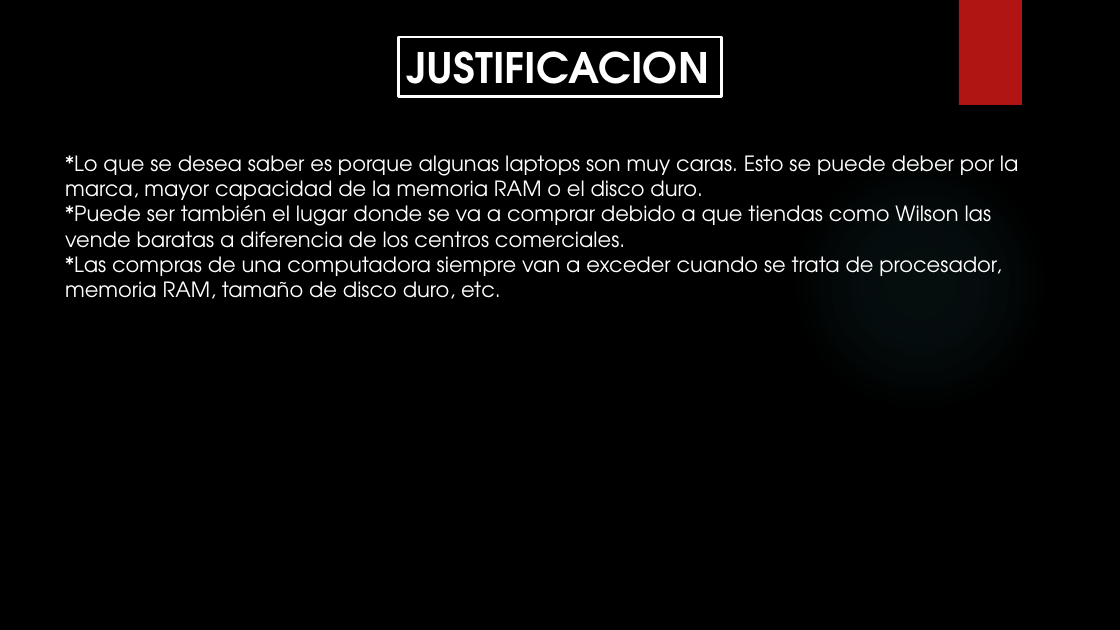
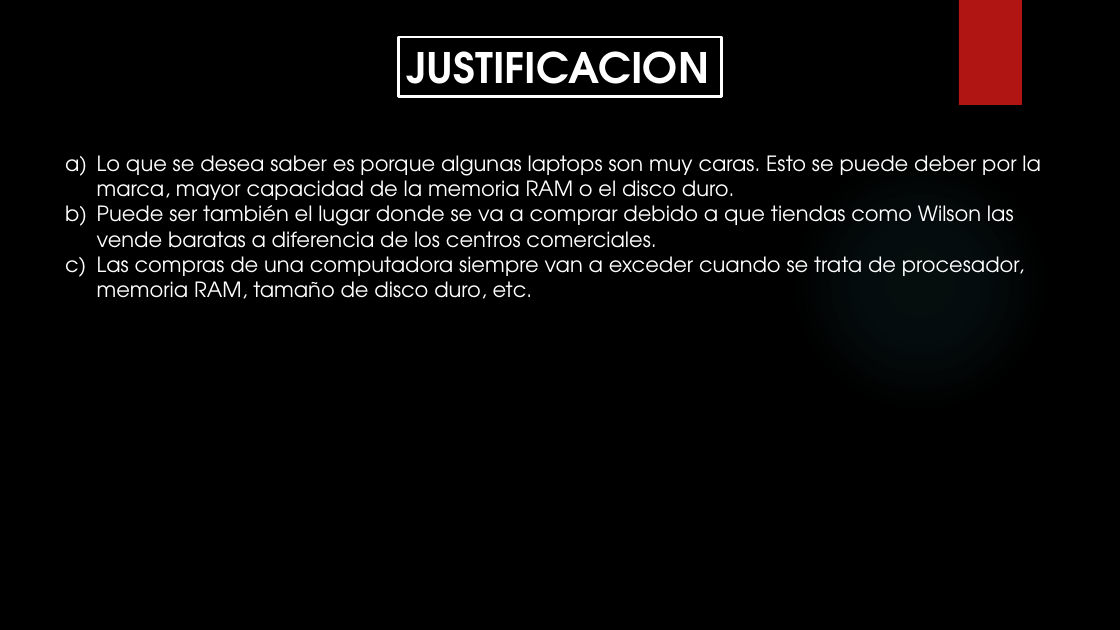
Before and after one commit to Isaac244/Proyecto_Machine_Learning, a slide deck: slide 4 of PROYECTO-MACHINE-LEARNING.pptx. Drawn at 1120x630 pixels with LibreOffice and Linux fonts; fonts in the diff are those of the drawing; background and template pictures are left out. Boxes give left, top, right and bottom in pixels: in the first picture for what was removed or moved away, otherwise in the second. Text is boxed around its words. In the diff, an @@ line names an element or a change of style, - is before the commit and + after.

```diff
--- a/PROYECTO-MACHINE-LEARNING.pptx
+++ b/PROYECTO-MACHINE-LEARNING.pptx
@@ text at (97,155,1041,299): text changed @@
-*Lo que se desea saber es porque algunas laptops son muy caras. Esto se puede deber por la marca, mayor capacidad de la memoria RAM o el disco duro.
-*Puede ser también el lugar donde se va a comprar debido a que tiendas como Wilson las vende baratas a diferencia de los centros comerciales.
-*Las compras de una computadora siempre van a exceder cuando se trata de procesador, memoria RAM, tamaño de disco duro, etc.
+a) Lo que se desea saber es porque algunas laptops son muy caras. Esto se puede deber por la marca, mayor capacidad de la memoria RAM o el disco duro.
+b) Puede ser también el lugar donde se va a comprar debido a que tiendas como Wilson las vende baratas a diferencia de los centros comerciales.
+c) Las compras de una computadora siempre van a exceder cuando se trata de procesador, memoria RAM, tamaño de disco duro, etc.
```
Also in this commit, not shown: 4 other slides changed.
